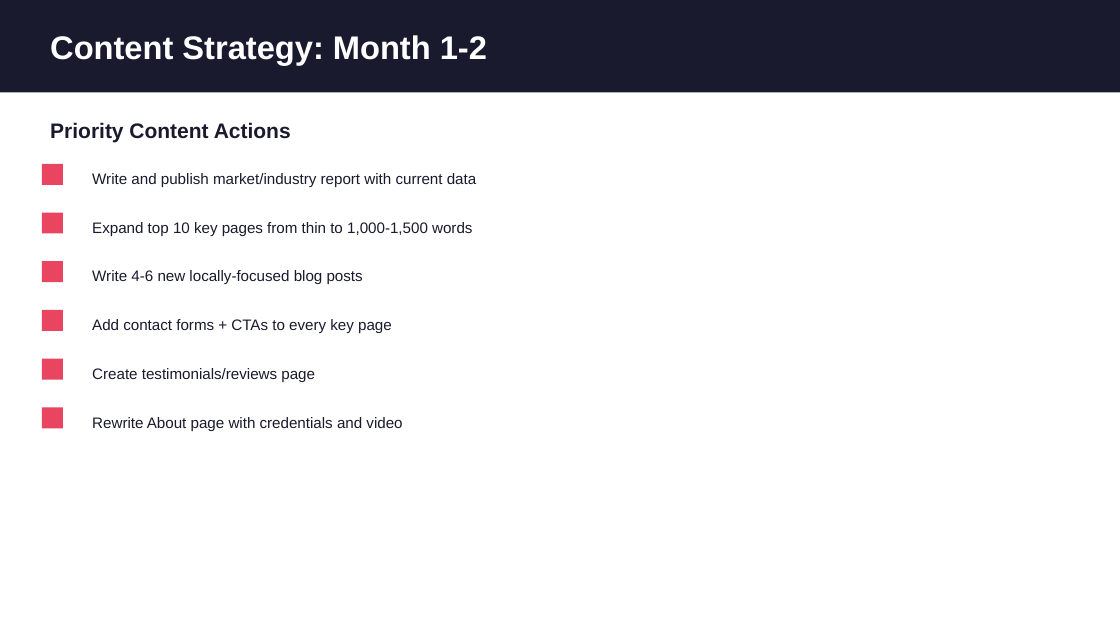
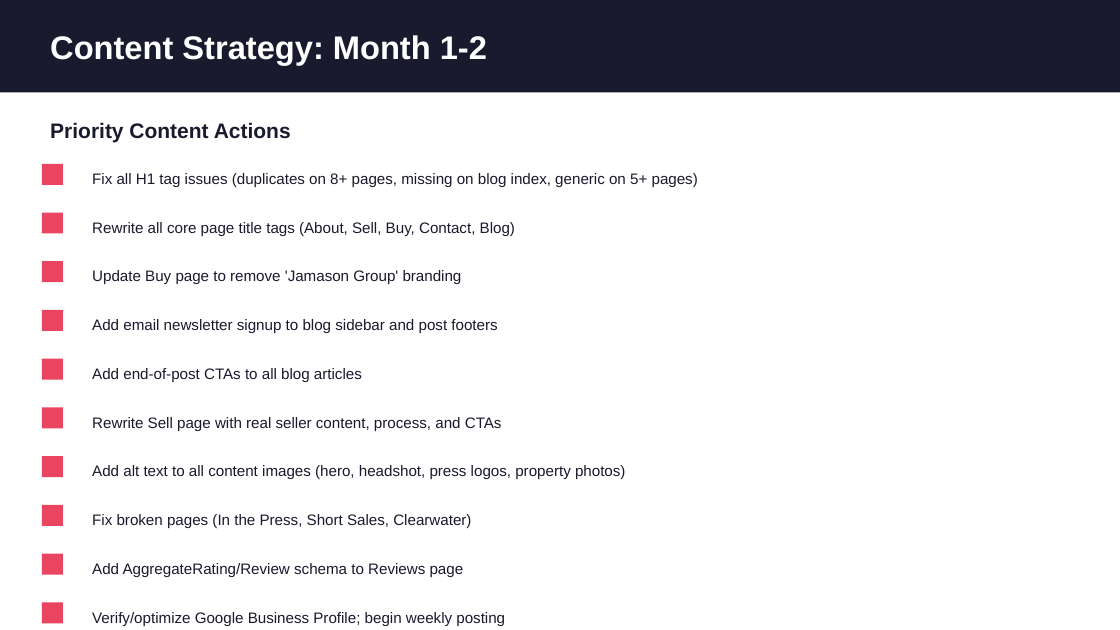
Before and after one commit to tastyppc-marketing/site-audit, a slide deck: slide 9 of clients/liane-jamason/seo/reports/SEO-Audit-Presentation.pptx. Drawn at 1120x630 pixels with LibreOffice and Linux fonts; fonts in the diff are those of the drawing. Boxes give left, top, right and bottom in pixels: in the first picture for what was removed or moved away, otherwise in the second. Text is boxed around its words. In the diff, an @@ line names an element or a change of style, - is before the commit and + after.

```diff
--- a/clients/liane-jamason/seo/reports/SEO-Audit-Presentation.pptx
+++ b/clients/liane-jamason/seo/reports/SEO-Audit-Presentation.pptx
@@ text at [92,173,698,187]: text changed @@
-Write and publish market/industry report with current data
+Fix all H1 tag issues (duplicates on 8+ pages, missing on blog index, generic on 5+ pages)
@@ text at [92,222,515,236]: text changed @@
-Expand top 10 key pages from thin to 1,000-1,500 words
+Rewrite all core page title tags (About, Sell, Buy, Contact, Blog)
@@ text at [92,270,462,284]: text changed @@
-Write 4-6 new locally-focused blog posts
+Update Buy page to remove 'Jamason Group' branding
@@ text at [92,319,497,333]: text changed @@
-Add contact forms + CTAs to every key page
+Add email newsletter signup to blog sidebar and post footers
@@ text at [92,368,362,382]: text changed @@
-Create testimonials/reviews page
+Add end-of-post CTAs to all blog articles
@@ text at [92,417,502,431]: text changed @@
-Rewrite About page with credentials and video
+Rewrite Sell page with real seller content, process, and CTAs
@@ rectangle added at [42,456,63,477], fill #E94560 @@
@@ text added at [92,465,626,479], 13 pt, text #1A1A2E @@
+Add alt text to all content images (hero, headshot, press logos, property photos)
@@ rectangle added at [42,505,63,526], fill #E94560 @@
@@ text added at [92,514,471,528], 13 pt, text #1A1A2E @@
+Fix broken pages (In the Press, Short Sales, Clearwater)
@@ rectangle added at [42,554,63,575], fill #E94560 @@
@@ text added at [92,563,464,577], 13 pt, text #1A1A2E @@
+Add AggregateRating/Review schema to Reviews page
@@ rectangle added at [42,602,63,623], fill #E94560 @@
@@ text added at [92,612,505,626], 13 pt, text #1A1A2E @@
+Verify/optimize Google Business Profile; begin weekly posting
```
Also in this commit, not shown: 14 other slides changed, 4 other files.
